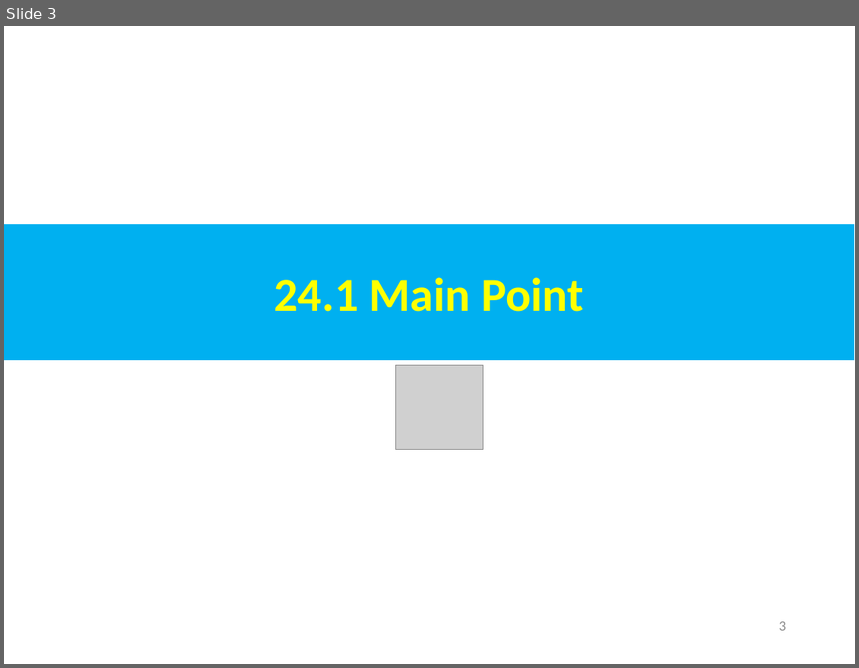
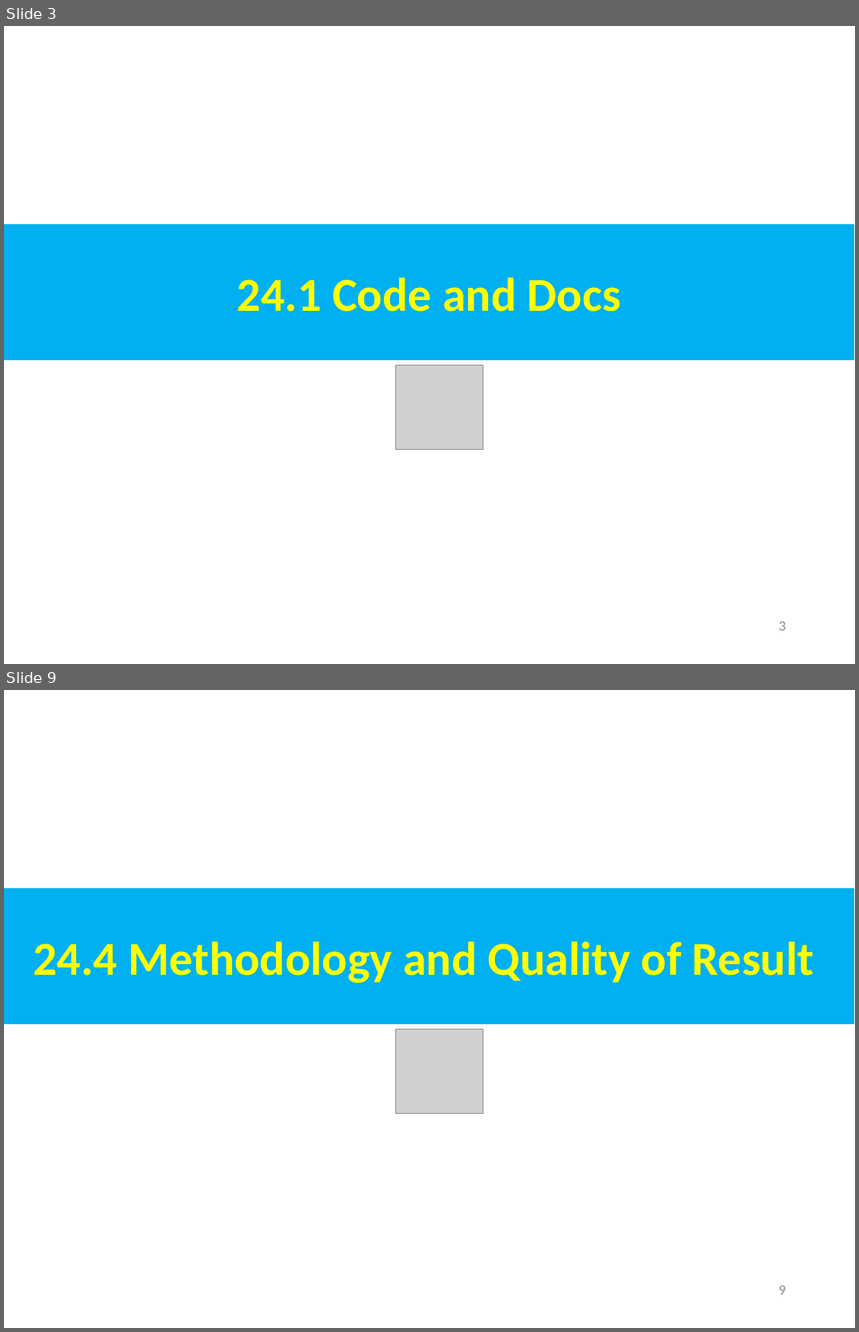
Before and after one commit to peterhchen/AIU_CS800_Chisel, a slide deck: 500_UCSC_HWD/024_XLS_GPU/000_Video/024.XLS_GPU.ppt. Shown one above the other, each under a label of ours: slide 3 before the commit, slides 3 and 9 after it; the slides between them are not shown. The pictures are 859x668 and 859x1332 pixels, drawn with LibreOffice and Linux fonts; fonts in the diff are those of the drawing; grey boxes stand for pictures. Boxes give left, top, right and bottom in pixels: in the first picture for what was removed or moved away, otherwise in the second. Text is boxed around its words. In the diff, an @@ line names an element or a change of style, - is before the commit and + after.

```diff
--- a/500_UCSC_HWD/024_XLS_GPU/000_Video/024.XLS_GPU.ppt
+++ b/500_UCSC_HWD/024_XLS_GPU/000_Video/024.XLS_GPU.ppt
@@ slide 9 added at [4, 690, 855, 1328], background #FFFFFF @@
@@ rectangle added at [4, 888, 854, 1024], fill #00B0F0, 40 pt, text #FFFF00, bold @@
+24.4 Methodology and Quality of Result
@@ picture added at [396, 1030, 484, 1114] @@
@@ page number added at [779, 1286, 786, 1295], 12 pt, text #8B8B8B @@
+9
@@ slide 3 changed as well @@
@@ text in rectangle at [237, 278, 620, 312]: text changed @@
-24.1 Main Point
+24.1 Code and Docs
```
Also in this commit, not shown: 9 other slides added, 2 slides removed.
